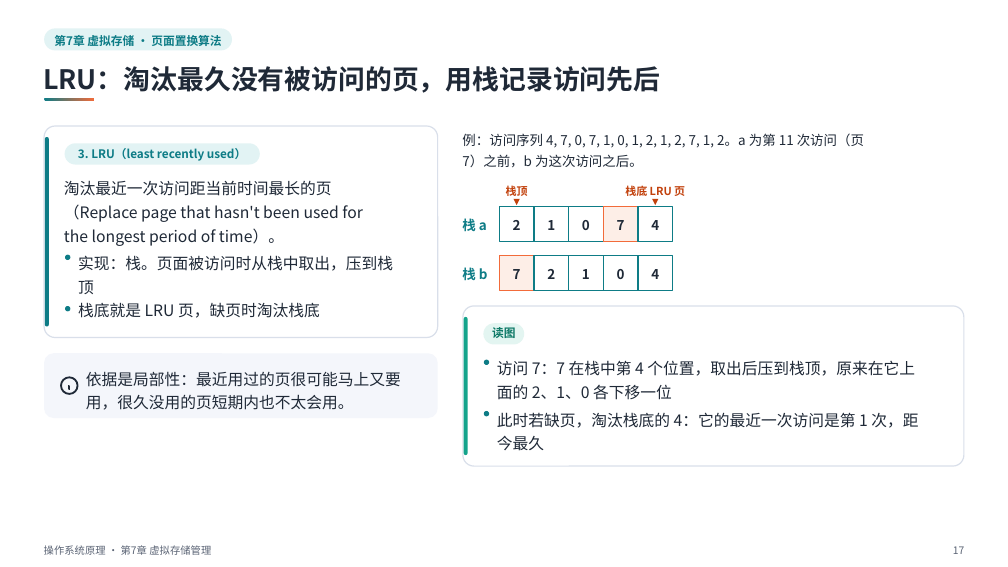
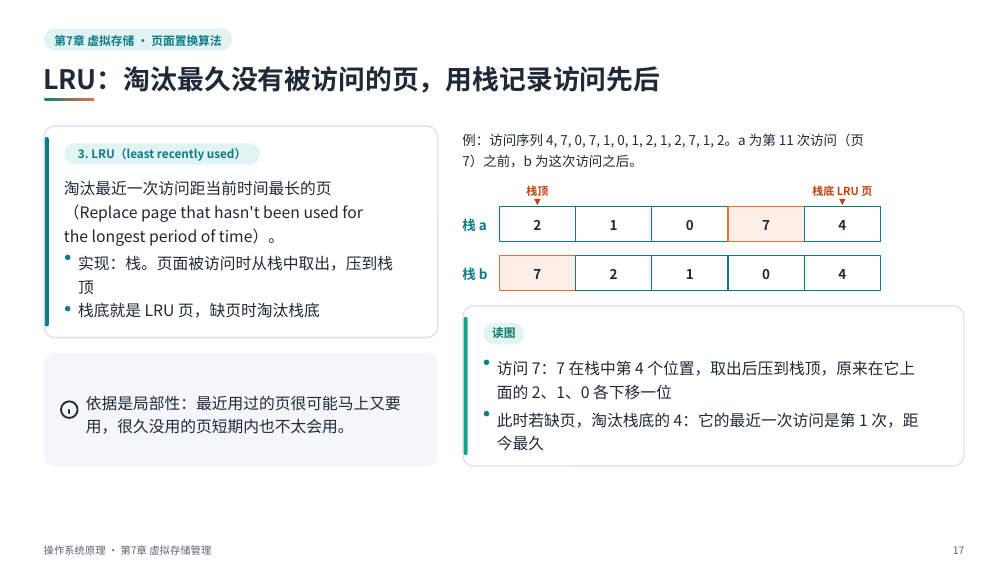
Before and after one commit to sweetcornna/JLU-remake, a slide deck: slide 17 of 大二下/操作系统原理/重制版PPT/第7章 虚拟存储管理（重制版）.pptx. Drawn at 1008x567 pixels with LibreOffice and Linux fonts; fonts in the diff are those of the drawing. Boxes give left, top, right and bottom in pixels: in the first picture for what was removed or moved away, otherwise in the second. Text is boxed around its words. In the diff, an @@ line names an element or a change of style, - is before the commit and + after.

```diff
--- a/大二下/操作系统原理/重制版PPT/第7章 虚拟存储管理（重制版）.pptx
+++ b/大二下/操作系统原理/重制版PPT/第7章 虚拟存储管理（重制版）.pptx
@@ rectangle resized from (x1=500, y1=206, x2=535, y2=241) to (x1=500, y1=206, x2=576, y2=241) @@
@@ 3 texts, 1 freeform shape moved together from (x1=506, y1=184, x2=528, y2=279) to (x1=526, y1=184, x2=548, y2=279) @@
@@ rectangle resized from (x1=534, y1=206, x2=569, y2=241) to (x1=575, y1=206, x2=652, y2=241) @@
@@ rectangle resized from (x1=569, y1=206, x2=603, y2=241) to (x1=652, y1=206, x2=728, y2=241) @@
@@ rectangle resized from (x1=603, y1=206, x2=638, y2=241) to (x1=728, y1=206, x2=805, y2=241) @@
@@ rectangle resized from (x1=638, y1=206, x2=673, y2=241) to (x1=805, y1=206, x2=881, y2=241) @@
@@ 3 texts, 1 freeform shape moved together from (x1=625, y1=184, x2=685, y2=279) to (x1=812, y1=184, x2=872, y2=279) @@
@@ text "1" moved from (x1=547, y1=220, x2=555, y2=230) to (x1=610, y1=220, x2=618, y2=230) @@
@@ text "0" moved from (x1=582, y1=220, x2=590, y2=230) to (x1=686, y1=220, x2=694, y2=230) @@
@@ text "7" moved from (x1=617, y1=220, x2=625, y2=230) to (x1=762, y1=220, x2=770, y2=230) @@
@@ rectangle resized from (x1=500, y1=256, x2=535, y2=290) to (x1=500, y1=256, x2=576, y2=290) @@
@@ rectangle resized from (x1=534, y1=256, x2=569, y2=290) to (x1=575, y1=256, x2=652, y2=290) @@
@@ text "2" moved from (x1=547, y1=269, x2=555, y2=279) to (x1=610, y1=269, x2=618, y2=279) @@
@@ rectangle resized from (x1=569, y1=256, x2=603, y2=290) to (x1=652, y1=256, x2=728, y2=290) @@
@@ text "1" moved from (x1=582, y1=269, x2=590, y2=279) to (x1=686, y1=269, x2=694, y2=279) @@
@@ rectangle resized from (x1=603, y1=256, x2=638, y2=290) to (x1=728, y1=256, x2=805, y2=290) @@
@@ text "0" moved from (x1=617, y1=269, x2=625, y2=279) to (x1=762, y1=269, x2=770, y2=279) @@
@@ rectangle resized from (x1=638, y1=256, x2=673, y2=290) to (x1=805, y1=256, x2=881, y2=290) @@
@@ rounded rectangle resized from (x1=44, y1=353, x2=438, y2=418) to (x1=44, y1=353, x2=438, y2=466) @@
@@ rounded rectangle at (x1=44, y1=353, x2=438, y2=466): proportions changed @@
@@ 2 freeform shapes, 1 text moved together from (x1=61, y1=372, x2=401, y2=410) to (x1=61, y1=396, x2=401, y2=434) @@
```
Also in this commit, not shown: 43 other slides changed, 4 other files.
